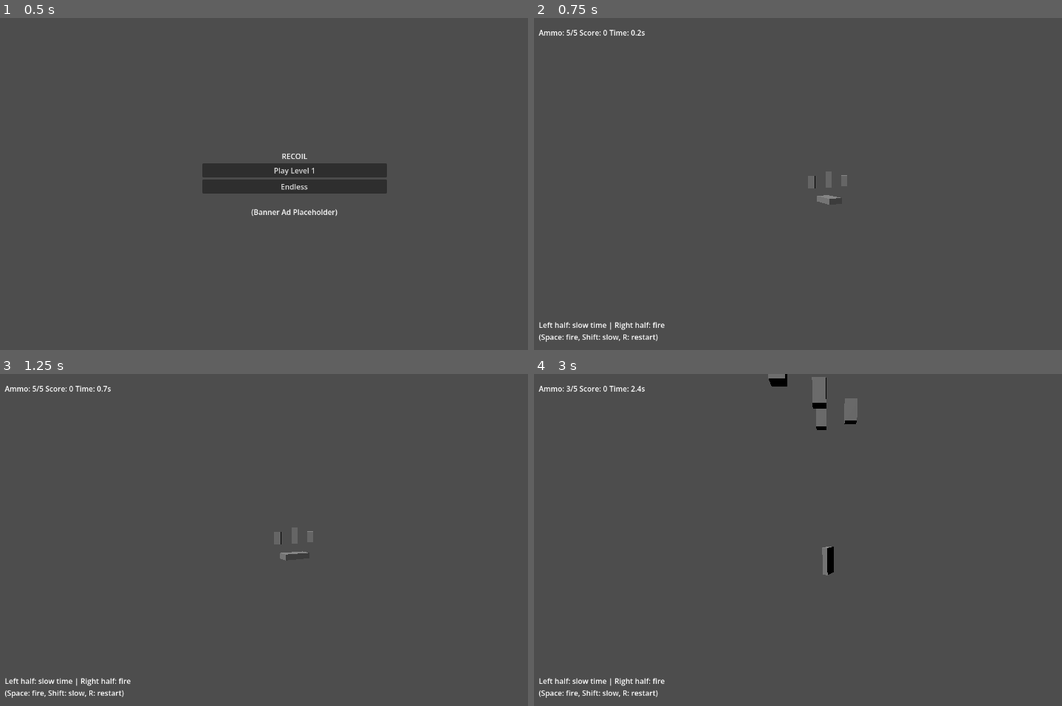
Above: before the commit, frames 1-4 (two rows, left to right).
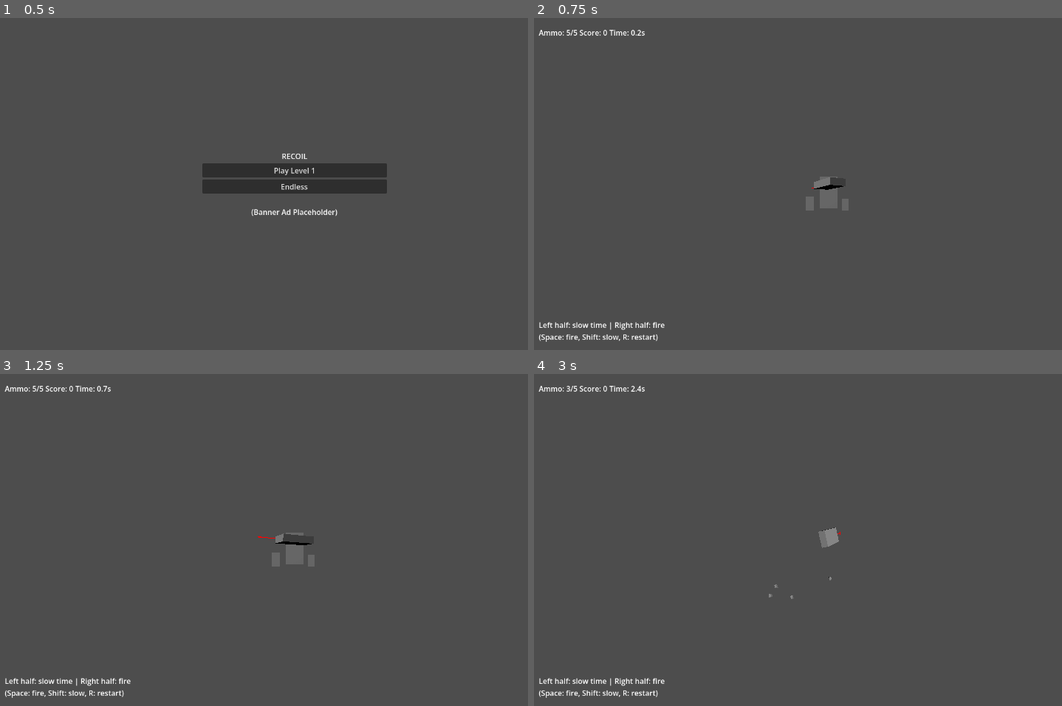
Above: after the commit, the same moments.

Repository: Archangel2303/ProjectInertia0.01
Game: Godot game, scene res://scenes/main.tscn
The game is run twice, just before and just after one commit, with the same random seed, the same clock (stepped at 60 frames per second) and the same inputs.
Inputs (mouse positions are in pixels of both pictures, inside the frame that each line leads up to):
- Up to frame 1 (0.5 s): no input
- Up to frame 2 (0.75 s): click "Play Level 1" at 0.5 s
- Up to frame 3 (1.25 s): no input
- Up to frame 4 (3 s): tap Enter at 1.25 s; move the mouse to (956, 523) at 1.27 s; tap R at 1.35, 2.85 s; click (956, 523) at 1.42 s; tap Space at 1.52, 2.27 s; move the mouse to (708, 556) at 2.02 s; tap Shift at 2.1 s; click (708, 556) at 2.17 s; move the mouse to (887, 466) at 2.77 s; click (887, 466) at 2.92 s

Frame 1 is identical in both runs. In frame 2, 0.4% of the frame differs, in the area x 51-60%, y 47-58%; in frame 3, 0.4%; in frame 4, 1.1%, in the area x 44-62%, y 0-68%.

Commit message:
Implement smooth camera pan and tilt for slow time, add lag/smoothing, and update player mesh import instructions

Diff:
--- a/node_3d.tscn
+++ b/node_3d.tscn
@@ -1,3 +1,7 @@
 [gd_scene format=3 uid="uid://dtei2rye4cyqu"]
 
+
 [node name="Node3D" type="Node3D" unique_id=81987002]
+script = ExtResource("1_rcam")
+
+[ext_resource type="Script" path="res://scripts/recoil_camera_controller.gd" id="1_rcam"]
--- a/scenes/levels/level_01.tscn
+++ b/scenes/levels/level_01.tscn
@@ -1,64 +1,67 @@
-[gd_scene load_steps=6 format=3]
+[gd_scene format=3 uid="uid://djw4301lih2tc"]
 
-[ext_resource type="Script" path="res://scripts/game_manager.gd" id="1_gm"]
-[ext_resource type="Script" path="res://scripts/player_gun.gd" id="2_pg"]
-[ext_resource type="Script" path="res://scripts/hud.gd" id="3_hud"]
+[ext_resource type="Script" uid="uid://dfk23rmiusuda" path="res://scripts/game_manager.gd" id="1_gm"]
+[ext_resource type="Script" uid="uid://ccgi7hrqi0rhh" path="res://scripts/player_gun.gd" id="2_pg"]
+[ext_resource type="Script" uid="uid://k04oa6qynvsu" path="res://scripts/hud.gd" id="3_hud"]
 [ext_resource type="PackedScene" path="res://scenes/enemy_basic.tscn" id="4_enemy"]
-
-[ext_resource type="Script" path="res://scripts/swing_arm_camera.gd" id="5_cam"]
+[ext_resource type="Script" uid="uid://mybo1dbi1eiy" path="res://scripts/swing_arm_camera.gd" id="5_cam"]
 
 [sub_resource type="BoxMesh" id="BoxMesh_gun"]
 size = Vector3(0.6, 0.25, 1.2)
 
-[node name="Level01" type="Node3D"]
+[node name="Level01" type="Node3D" unique_id=2027377670]
 
-[node name="Game" type="Node" parent="."]
+[node name="Game" type="Node" parent="." unique_id=13306490]
 script = ExtResource("1_gm")
-level_id = "level_01"
 
-[node name="HUD" type="CanvasLayer" parent="."]
+[node name="HUD" type="CanvasLayer" parent="." unique_id=2088870477]
 script = ExtResource("3_hud")
 
-[node name="UI" type="Control" parent="HUD"]
+[node name="UI" type="Control" parent="HUD" unique_id=2123121843]
+layout_mode = 3
 anchors_preset = 15
 anchor_right = 1.0
 anchor_bottom = 1.0
 
-[node name="TopRow" type="HBoxContainer" parent="HUD/UI"]
-anchors_preset = 10
+[node name="TopRow" type="HBoxContainer" parent="HUD/UI" unique_id=1710358424]
+layout_mode = 0
 anchor_right = 1.0
 offset_left = 12.0
 offset_top = 12.0
 offset_right = -12.0
 offset_bottom = 52.0
 
-[node name="AmmoLabel" type="Label" parent="HUD/UI/TopRow"]
+[node name="AmmoLabel" type="Label" parent="HUD/UI/TopRow" unique_id=886345333]
+layout_mode = 2
 text = "Ammo: 5/5"
 
-[node name="ScoreLabel" type="Label" parent="HUD/UI/TopRow"]
+[node name="ScoreLabel" type="Label" parent="HUD/UI/TopRow" unique_id=1735182847]
+layout_mode = 2
 text = "Score: 0"
 
-[node name="TimeLabel" type="Label" parent="HUD/UI/TopRow"]
+[node name="TimeLabel" type="Label" parent="HUD/UI/TopRow" unique_id=1758154295]
+layout_mode = 2
 text = "Time: 0.0s"
 
-[node name="Center" type="CenterContainer" parent="HUD/UI"]
-anchors_preset = 15
+[node name="Center" type="CenterContainer" parent="HUD/UI" unique_id=1188535780]
+layout_mode = 0
 anchor_right = 1.0
 anchor_bottom = 1.0
 
-[node name="CenterVBox" type="VBoxContainer" parent="HUD/UI/Center"]
+[node name="CenterVBox" type="VBoxContainer" parent="HUD/UI/Center" unique_id=1941505306]
+layout_mode = 2
 alignment = 1
 
-[node name="StatusLabel" type="Label" parent="HUD/UI/Center/CenterVBox"]
+[node name="StatusLabel" type="Label" parent="HUD/UI/Center/CenterVBox" unique_id=2138433027]
+layout_mode = 2
 horizontal_alignment = 1
-text = ""
 
-[node name="HighLabel" type="Label" parent="HUD/UI/Center/CenterVBox"]
+[node name="HighLabel" type="Label" parent="HUD/UI/Center/CenterVBox" unique_id=397362156]
+layout_mode = 2
 horizontal_alignment = 1
-text = ""
 
-[node name="Bottom" type="MarginContainer" parent="HUD/UI"]
-anchors_preset = 14
+[node name="Bottom" type="MarginContainer" parent="HUD/UI" unique_id=525144602]
+layout_mode = 0
 anchor_top = 1.0
 anchor_right = 1.0
 anchor_bottom = 1.0
@@ -67,40 +70,38 @@
 offset_right = -12.0
 offset_bottom = -12.0
 
-[node name="HintLabel" type="Label" parent="HUD/UI/Bottom"]
-text = ""
+[node name="HintLabel" type="Label" parent="HUD/UI/Bottom" unique_id=1477719896]
+layout_mode = 2
 
+[node name="PlayerGun#Camera" type="Camera3D" parent="." unique_id=1125132341]
+current = true
+script = ExtResource("5_cam")
 
-[node name="Camera" type="Camera3D" parent="PlayerGun"]
-script = ExtResource("5_cam")
-current = true
+[node name="Light" type="DirectionalLight3D" parent="." unique_id=677691673]
+transform = Transform3D(0.6967067, 0.56192434, -0.4459157, 0, 0.62161, 0.7833269, 0.7173561, -0.5457491, 0.43307984, 0, 0, 0)
 
-[node name="Light" type="DirectionalLight3D" parent="."]
-rotation = Vector3(-0.9, -0.8, 0)
-
-[node name="PlayerGun" type="Node3D" parent="."]
+[node name="PlayerGun" type="Node3D" parent="." unique_id=1831483955]
 script = ExtResource("2_pg")
 
-[node name="GunMesh" type="MeshInstance3D" parent="PlayerGun"]
+[node name="GunMesh" type="MeshInstance3D" parent="PlayerGun" unique_id=1628255920]
 mesh = SubResource("BoxMesh_gun")
 
-[node name="Muzzle" type="Node3D" parent="PlayerGun"]
-position = Vector3(0, 0, -0.75)
+[node name="Muzzle" type="Node3D" parent="PlayerGun" unique_id=779063347]
+transform = Transform3D(1, 0, 0, 0, 1, 0, 0, 0, 1, 0, 0, -0.75)
 
-[node name="Enemies" type="Node3D" parent="."]
+[node name="Enemies" type="Node3D" parent="." unique_id=1772218650]
 
-[node name="Enemy1" parent="Enemies" instance=ExtResource("4_enemy")]
-position = Vector3(-2.2, 0, -16)
-enemy_type = 0
+[node name="Enemy1" parent="Enemies" unique_id=611871501 instance=ExtResource("4_enemy")]
+transform = Transform3D(1, 0, 0, 0, 1, 0, 0, 0, 1, -2.2, 0, -16)
 
-[node name="Enemy2" parent="Enemies" instance=ExtResource("4_enemy")]
-position = Vector3(0.0, 0.0, -18)
+[node name="Enemy2" parent="Enemies" unique_id=2077258666 instance=ExtResource("4_enemy")]
+transform = Transform3D(1, 0, 0, 0, 1, 0, 0, 0, 1, 0, 0, -3.2959433)
 enemy_type = 1
 
-[node name="Enemy3" parent="Enemies" instance=ExtResource("4_enemy")]
-position = Vector3(2.3, 0, -20)
+[node name="Enemy3" parent="Enemies" unique_id=1104856652 instance=ExtResource("4_enemy")]
+transform = Transform3D(1, 0, 0, 0, 1, 0, 0, 0, 1, 2.3, 0, -20)
 enemy_type = 2
 
-[node name="Enemy4" parent="Enemies" instance=ExtResource("4_enemy")]
-position = Vector3(0.0, 0.6, -22)
+[node name="Enemy4" parent="Enemies" unique_id=763579076 instance=ExtResource("4_enemy")]
+transform = Transform3D(1, 0, 0, 0, 1, 0, 0, 0, 1, 0, 0.6, -22)
 enemy_type = 3
--- a/scripts/player_gun.gd
+++ b/scripts/player_gun.gd
@@ -1,10 +1,15 @@
+
 extends Node3D
 class_name PlayerGun
+# Signal for when the gun is fired, passing the shot direction
+signal gun_fired(direction: Vector3)
 
 const BULLET_VISUAL_SCENE := preload("res://scenes/bullet_visual.tscn")
 
 @export var spin_speed_deg_per_sec: float = 180.0
-@export var slow_time_scale: float = 0.25
+@export var slow_time_scale: float = 0.25 # Minimum time scale (max slow)
+@export var slow_time_max: float = 1.0   # Normal time scale (no slow)
+@export var slow_time_spin_factor: float = 0.003 # How much spin speed affects slow (tune as needed)
 @export var recoil_bounce_strength: float = 1.2
 @export var recoil_return_speed: float = 0.35
 
@@ -36,6 +41,12 @@
 
 var _velocity: Vector3 = Vector3.ZERO
 
+# Directional blending weights
+@export_group("Gun Directional Blending")
+@export var blend_vel_weight: float = 0.6
+@export var blend_aim_weight: float = 0.4
+@export var blend_y_weight: float = 0.0 # Set to >0 for vertical blending
+
 var game: GameManager
 var _bound_game: bool = false
 
@@ -43,6 +54,28 @@
 	_bind_game()
 	if muzzle == null:
 		push_warning("PlayerGun is missing a child Node3D named 'Muzzle'")
+	else:
+		# Add a minimal arrow mesh to the muzzle to show the front
+		var arrow = MeshInstance3D.new()
+		arrow.mesh = ImmediateMesh.new()
+		var arr = arrow.mesh as ImmediateMesh
+		arr.clear_surfaces()
+		arr.surface_begin(Mesh.PRIMITIVE_LINES)
+		arr.surface_set_color(Color(1,0,0,1)) # Red
+		arr.surface_add_vertex(Vector3.ZERO)
+		arr.surface_add_vertex(Vector3(0,0,-0.6))
+		arr.surface_set_color(Color(1,0,0,1))
+		arr.surface_add_vertex(Vector3(0,0,-0.6))
+		arr.surface_add_vertex(Vector3(0.08,0,-0.5))
+		arr.surface_add_vertex(Vector3(0,0,-0.6))
+		arr.surface_add_vertex(Vector3(-0.08,0,-0.5))
+		arr.surface_end()
+		arrow.cast_shadow = GeometryInstance3D.SHADOW_CASTING_SETTING_OFF
+		arrow.material_override = StandardMaterial3D.new()
+		arrow.material_override.shading_mode = BaseMaterial3D.SHADING_MODE_UNSHADED
+		arrow.material_override.albedo_color = Color(1,0,0,1)
+		arrow.name = "DirectionArrow"
+		muzzle.add_child(arrow)
 
 func _bind_game() -> void:
 	if _bound_game:
@@ -70,18 +103,39 @@
 		if game:
 			game.register_rotation_bucket(_rotation_bucket)
 
-	# X and Z axis spin from recoil, with falloff
-	rotation.x += _x_spin_speed * delta
-	rotation.z += _z_spin_speed * delta
+	# X and Z axis spin from recoil, with falloff (use rotate_object_local to avoid gimbal lock)
+	var x_spin_step: float = _x_spin_speed * delta
+	var z_spin_step: float = _z_spin_speed * delta
+	rotate_object_local(Vector3.RIGHT, x_spin_step)
+	rotate_object_local(Vector3.BACK, z_spin_step)
 	_x_spin_speed = lerpf(_x_spin_speed, 0.0, 1.0 - exp(-recoil_return_speed * delta))
 	_z_spin_speed = lerpf(_z_spin_speed, 0.0, 1.0 - exp(-recoil_return_speed * delta))
 
 	if _fire_cooldown > 0.0:
 		_fire_cooldown = maxf(0.0, _fire_cooldown - delta)
 
+	# Directional blending for movement
+	var vel_dir: Vector3 = _velocity
+	var aim_dir: Vector3 = -global_transform.basis.z
+
+	# XZ blending
+	var vel_xz := Vector3(vel_dir.x, 0.0, vel_dir.z)
+	var aim_xz := Vector3(aim_dir.x, 0.0, aim_dir.z)
+	var blend_xz := (vel_xz * blend_vel_weight + aim_xz * blend_aim_weight)
+	if blend_xz.length() > 0.01:
+		blend_xz = blend_xz.normalized()
+	else:
+		blend_xz = aim_xz.normalized()
+
+	# Y blending (optional)
+	var blend_y := vel_dir.y * (1.0 - blend_y_weight) + aim_dir.y * blend_y_weight
+
+	# Final blended direction
+	var blended_dir := Vector3(blend_xz.x, blend_y, blend_xz.z)
+
 	# Recoil-driven movement
 	if _velocity.length() > 0.001:
-		var new_pos: Vector3 = global_position + _velocity * delta
+		var new_pos: Vector3 = global_position + blended_dir * _velocity.length() * delta
 		set_global_position(new_pos)
 		_velocity = _velocity.move_toward(Vector3.ZERO, move_damping * delta)
 		if _velocity.length() > max_speed:
@@ -133,7 +187,16 @@
 		_try_fire()
 
 func _set_slow_time(enabled: bool) -> void:
-	Engine.time_scale = slow_time_scale if enabled else 1.0
+	if enabled:
+		# Calculate spin speed (Y axis only, in deg/sec)
+		var spin_speed: float = abs(spin_speed_deg_per_sec)
+		var slow: float = clampf(slow_time_max - spin_speed * slow_time_spin_factor, slow_time_scale, slow_time_max)
+		Engine.time_scale = slow
+		if enabled and muzzle != null:
+			# Emit gun_fired signal with the full 3D direction to trigger camera pan and tilt
+			emit_signal("gun_fired", -muzzle.global_transform.basis.z)
+	else:
+		Engine.time_scale = 1.0
 
 func _try_fire() -> void:
 	if _fire_cooldown > 0.0:
@@ -154,20 +217,28 @@
 	_spawn_bullet_visual()
 	_apply_recoil_impulse()
 
+	# Emit signal with the shot direction (negative Z of muzzle)
+	if muzzle != null:
+		emit_signal("gun_fired", -muzzle.global_transform.basis.z)
+
 	_fire_ray()
 
 func _apply_recoil_impulse() -> void:
-	# Push opposite the bullet direction (bullet travels along -muzzle.basis.z).
-	if muzzle == null:
-		return
-	var recoil_dir := muzzle.global_transform.basis.z
+	# When firing, reset momentum and dictate new velocity from shot direction
+	if muzzle == null:
+		return
+	var recoil_dir: Vector3 = muzzle.global_transform.basis.z
 	if recoil_dir.length() < 0.001:
 		return
 	recoil_dir = recoil_dir.normalized()
-	_velocity += recoil_dir * recoil_move_strength
-
-	# Recoil kick: apply impulse to X and Z axis spin speeds
-	_x_spin_speed += recoil_bounce_strength * 2.0
+
+	# Set velocity to only the new shot's impulse (ignore previous momentum)
+	var upward_impulse: Vector3 = Vector3.UP * recoil_move_strength * 0.18
+	var backward_impulse: Vector3 = recoil_dir * recoil_move_strength * 0.22
+	_velocity = backward_impulse + upward_impulse
+
+	# Stronger backspin: increase X-axis spin speed impact
+	_x_spin_speed += recoil_bounce_strength * 14.0
 	_z_spin_speed += recoil_bounce_strength * 2.0
 
 	# Tell the camera to rotate toward the bullet direction
--- a/scripts/swing_arm_camera.gd
+++ b/scripts/swing_arm_camera.gd
@@ -1,13 +1,87 @@
 extends Camera3D
 class_name SwingArmCamera
 
-@export var follow_distance: float = 8.5
+var _slow_time_active: bool = false
+var _slow_time_timer: float = 0.0
+var _fired_timer: float = 0.0
+
+@export_group("Camera Event Effects")
+@export var slow_time_fov_boost: float = 8.0
+@export var slow_time_duration: float = 0.25
+@export var fired_shake_strength: float = 0.04
+@export var fired_shake_duration: float = 0.12
+
+func set_slow_time(enabled: bool) -> void:
+	if enabled and _target != null:
+		set_look_direction(-_target.global_transform.basis.z)
+	_slow_time_active = enabled
+	if enabled:
+		_slow_time_timer = slow_time_duration
+	else:
+		_slow_time_timer = 0.0
+
+func on_fired() -> void:
+	_fired_timer = fired_shake_duration
+
+# Camera state machine
+enum CameraState { DRIFT, LAUNCH, IMPACT_STABILIZE }
+var _state: CameraState = CameraState.DRIFT
+var _state_timer: float = 0.0
+var _impact_timer: float = 0.0
+
+# Tuning variables
+@export_group("Camera State Thresholds")
+@export var drift_threshold: float = 4.0
+@export var launch_threshold: float = 8.0
+@export var impact_threshold: float = 12.0
+@export var drift_hysteresis: float = 0.25
+@export var launch_hysteresis: float = 0.25
+@export var impact_duration: float = 0.15
+
+
+
+@export_group("Camera State Tuning")
+# DRIFT
+@export var drift_distance: float = 7.0
+@export var drift_lookahead: float = 7.0
+@export var drift_yaw_cap: float = 60.0
+@export var drift_damping: float = 0.18
+# LAUNCH
+@export var launch_distance: float = 10.0
+@export var launch_lookahead: float = 12.0
+@export var launch_yaw_cap: float = 30.0
+@export var launch_damping: float = 0.32
+# IMPACT
+@export var impact_distance: float = 8.0
+@export var impact_lookahead: float = 8.0
+@export var impact_yaw_cap: float = 20.0
+@export var impact_damping: float = 0.5
+
+# Orbit camera tuning
+@export_group("Camera Orbit")
+@export var orbit_pitch_deg: float = 18.0 # Elevation angle above the gun
+var _target_pitch_deg: float = 18.0 # Target pitch for smoothing
+var pitch_lerp_speed: float = 6.0 # Smoothing factor for pitch changes
+@export var orbit_lerp_speed: float = 8.0 # How fast the camera orbits to new direction
+
 @export var follow_height: float = 1.2
 @export var look_lerp_speed: float = 24.0
 
 var _target: Node3D
 var _desired_look_dir: Vector3 = Vector3.FORWARD
 var _current_look_dir: Vector3 = Vector3.FORWARD
+# Orbit state
+var _current_orbit_yaw: float = 0.0 # radians
+var _target_orbit_yaw: float = 0.0 # radians
+
+# State weights
+@export_group("Camera Direction Weights")
+@export var drift_vel_weight: float = 0.4
+@export var drift_aim_weight: float = 0.6
+@export var launch_vel_weight: float = 0.7
+@export var launch_aim_weight: float = 0.3
+@export var impact_vel_weight: float = 0.5
+@export var impact_aim_weight: float = 0.5
 
 func _ready() -> void:
 	# Try to find PlayerGun directly in the scene tree
@@ -17,32 +91,193 @@
 		return
 	_desired_look_dir = -_target.global_transform.basis.z
 	_current_look_dir = _desired_look_dir
+	# Initialize orbit yaw from initial look direction
+	_current_orbit_yaw = atan2(_desired_look_dir.x, _desired_look_dir.z)
+	_target_orbit_yaw = _current_orbit_yaw
+	# Connect to PlayerGun's gun_fired signal
+	if _target.has_signal("gun_fired"):
+		_target.connect("gun_fired", Callable(self, "_on_gun_fired"))
 	_update_position()
 	fov = 82.0
 
-func _process(delta: float) -> void:
+# Handler for gun fired event
+func _on_gun_fired(direction: Vector3) -> void:
+	set_look_direction(direction)
+
+func _physics_process(delta: float) -> void:
 	if _target == null:
 		return
+
+	var speed: float = 0.0
+	if _target.has_method("get_linear_velocity"):
+		speed = _target.get_linear_velocity().length()
+	elif _target.has_method("linear_velocity"):
+		speed = _target.linear_velocity.length()
+
+	# State transitions
+	match _state:
+		CameraState.DRIFT:
+			if speed > launch_threshold + launch_hysteresis:
+				_state = CameraState.LAUNCH
+				_state_timer = 0.0
+			elif _impact_timer > 0.0:
+				_state = CameraState.IMPACT_STABILIZE
+				_state_timer = 0.0
+		CameraState.LAUNCH:
+			if speed < drift_threshold - drift_hysteresis:
+				_state = CameraState.DRIFT
+				_state_timer = 0.0
+			elif _impact_timer > 0.0:
+				_state = CameraState.IMPACT_STABILIZE
+				_state_timer = 0.0
+		CameraState.IMPACT_STABILIZE:
+			_impact_timer -= delta
+			if _impact_timer <= 0.0:
+				# Return to DRIFT or LAUNCH based on speed
+				if speed > launch_threshold:
+					_state = CameraState.LAUNCH
+				else:
+					_state = CameraState.DRIFT
+
+	# Impact timer update
+	if _impact_timer > 0.0:
+		_impact_timer -= delta
+
+
+	# Handle temporary event effects
+	if _slow_time_active:
+		_slow_time_timer -= delta
+		if _slow_time_timer <= 0.0:
+			_slow_time_active = false
+			_slow_time_timer = 0.0
+	if _fired_timer > 0.0:
+		_fired_timer -= delta
+		if _fired_timer < 0.0:
+			_fired_timer = 0.0
+
+
+
 	_update_position()
 	_update_rotation(delta)
 
+	# Subtle FOV boost for slow time
+	if _slow_time_active:
+		fov = 82.0 + slow_time_fov_boost
+	else:
+		fov = 82.0
+
+func on_impact(impulse: float) -> void:
+	if impulse > impact_threshold:
+		_impact_timer = impact_duration
+		# Optionally, add a subtle FOV or shake effect here if desired
+
 func _update_position() -> void:
-	# Place camera behind and above the gun, but ignore PlayerGun's Y rotation for camera placement
+	# Orbit camera: travel along the orbit path (arc) to new resting spot
 	var gun_pos := _target.global_position
-	# Use a fixed back vector (e.g., Vector3.FORWARD) instead of PlayerGun's rotation
-	var back := Vector3.FORWARD
-	global_position = gun_pos - back * follow_distance + Vector3.UP * follow_height
-	print("[SwingArmCamera] Camera position:", global_position, " Player position:", gun_pos)
+	var distance := drift_distance
+	match _state:
+		CameraState.DRIFT:
+			distance = drift_distance
+		CameraState.LAUNCH:
+			distance = clamp(launch_distance, 4.0, 20.0)
+		CameraState.IMPACT_STABILIZE:
+			distance = impact_distance
+
+	# Interpolate orbit yaw (azimuth) for smooth arc travel
+	var yaw_lerp_speed := orbit_lerp_speed
+	var angle_diff := wrapf(_target_orbit_yaw - _current_orbit_yaw, -PI, PI)
+	_current_orbit_yaw += angle_diff * clampf(yaw_lerp_speed * get_physics_process_delta_time(), 0.0, 1.0)
+
+	# Smoothly interpolate pitch toward target
+	orbit_pitch_deg = lerp(orbit_pitch_deg, _target_pitch_deg, clampf(pitch_lerp_speed * get_physics_process_delta_time(), 0.0, 1.0))
+	var pitch_rad: float = deg_to_rad(orbit_pitch_deg)
+	var orbit_dir: Vector3 = Vector3(sin(_current_orbit_yaw), 0, cos(_current_orbit_yaw))
+	var orbit_offset: Vector3 = orbit_dir.rotated(orbit_dir.cross(Vector3.UP), pitch_rad)
+	orbit_offset = orbit_offset.normalized() * distance
+
+	var shake: Vector3 = Vector3.ZERO
+	if _fired_timer > 0.0:
+		# Subtle camera shake on fired
+		shake = Vector3(randf() - 0.5, randf() - 0.5, randf() - 0.5) * fired_shake_strength * (_fired_timer / fired_shake_duration)
+
+	global_position = gun_pos - orbit_offset + Vector3.UP * follow_height + shake
+	# (Optional: remove print for performance)
+	# print("[SwingArmCamera] Camera position:", global_position, " Player position:", gun_pos)
 
 func _update_rotation(_delta: float) -> void:
 	var gun_pos := _target.global_position
-	# Smoothly lerp the look direction toward the desired direction
-	_current_look_dir = _current_look_dir.slerp(_desired_look_dir, clampf(look_lerp_speed * _delta, 0.0, 1.0))
-	var look_target := gun_pos + _current_look_dir.normalized() * 12.0
+
+	# Get velocity direction (XZ only)
+	var vel_dir: Vector3 = Vector3.ZERO
+	if _target.has_method("get_linear_velocity"):
+		vel_dir = _target.get_linear_velocity()
+	elif _target.has_method("linear_velocity"):
+		vel_dir = _target.linear_velocity
+	vel_dir.y = 0.0
+	if vel_dir.length() > 0.01:
+		vel_dir = vel_dir.normalized()
+	else:
+		vel_dir = Vector3.ZERO
+
+	# Aim direction (XZ only)
+	var aim_dir: Vector3 = _desired_look_dir
+	aim_dir.y = 0.0
+	if aim_dir.length() > 0.01:
+		aim_dir = aim_dir.normalized()
+	else:
+		aim_dir = Vector3.ZERO
+
+	# Blend weights and camera params by state
+	var vel_w: float = 0.5
+	var aim_w: float = 0.5
+	var yaw_cap: float = drift_yaw_cap
+	var damping: float = drift_damping
+	var lookahead: float = drift_lookahead
+	match _state:
+		CameraState.DRIFT:
+			vel_w = drift_vel_weight
+			aim_w = drift_aim_weight
+			yaw_cap = drift_yaw_cap
+			damping = drift_damping
+			lookahead = drift_lookahead
+		CameraState.LAUNCH:
+			vel_w = launch_vel_weight
+			aim_w = launch_aim_weight
+			yaw_cap = launch_yaw_cap
+			damping = launch_damping
+			lookahead = launch_lookahead
+		CameraState.IMPACT_STABILIZE:
+			vel_w = impact_vel_weight
+			aim_w = impact_aim_weight
+			yaw_cap = impact_yaw_cap
+			damping = impact_damping
+			lookahead = impact_lookahead
+
+	# Blend direction
+	var blend_dir: Vector3 = (vel_dir * vel_w + aim_dir * aim_w)
+	if blend_dir.length() > 0.01:
+		blend_dir = blend_dir.normalized()
+	else:
+		blend_dir = aim_dir
+
+	# Clamp yaw change per frame
+	var target_dir: Vector3 = blend_dir.normalized()
+	var current_dir: Vector3 = _current_look_dir.normalized()
+	var angle_to: float = current_dir.signed_angle_to(target_dir, Vector3.UP)
+	var max_yaw_step: float = deg_to_rad(yaw_cap) * _delta
+	var clamped_angle: float = clamp(angle_to, -max_yaw_step, max_yaw_step)
+	var new_dir: Vector3 = current_dir.rotated(Vector3.UP, clamped_angle)
+	# Damping for smoothness and orbit lerp
+	_current_look_dir = current_dir.lerp(new_dir, max(damping, clampf(orbit_lerp_speed * _delta, 0.0, 1.0)))
+	var look_target: Vector3 = gun_pos
 	look_at(look_target, Vector3.UP)
 
 func set_look_direction(dir: Vector3) -> void:
 	if dir.length() < 0.01:
 		return
 	_desired_look_dir = dir.normalized()
-	_current_look_dir = _desired_look_dir
+	# Set new target orbit yaw (azimuth) for smooth pan
+	_target_orbit_yaw = atan2(_desired_look_dir.x, _desired_look_dir.z)
+	# Set new target pitch for tilt effect (smoothed)
+	if abs(_desired_look_dir.y) > 0.01:
+		_target_pitch_deg = rad_to_deg(asin(_desired_look_dir.y))
Not shown, added: Assets/smith__wesson_500_magnum.glb.import
Binary file added: Assets/smith__wesson_500_magnum_0.jpg
Not shown, added: Assets/smith__wesson_500_magnum_0.jpg.import
Binary file added: Assets/smith__wesson_500_magnum_1.png
Not shown, added: Assets/smith__wesson_500_magnum_1.png.import
Binary file added: Assets/smith__wesson_500_magnum_2.png
Not shown, added: Assets/smith__wesson_500_magnum_2.png.import
Binary file added: Assets/smith__wesson_500_magnum_3.png
Not shown, added: Assets/smith__wesson_500_magnum_3.png.import
Not shown, added: Assets/smith__wesson_500_magnum_4.png.import
Not shown, added: Assets/smith__wesson_500_magnum_5.png.import
Not shown, added: Assets/smith__wesson_500_magnum.glb
(and 3 more such lines)
